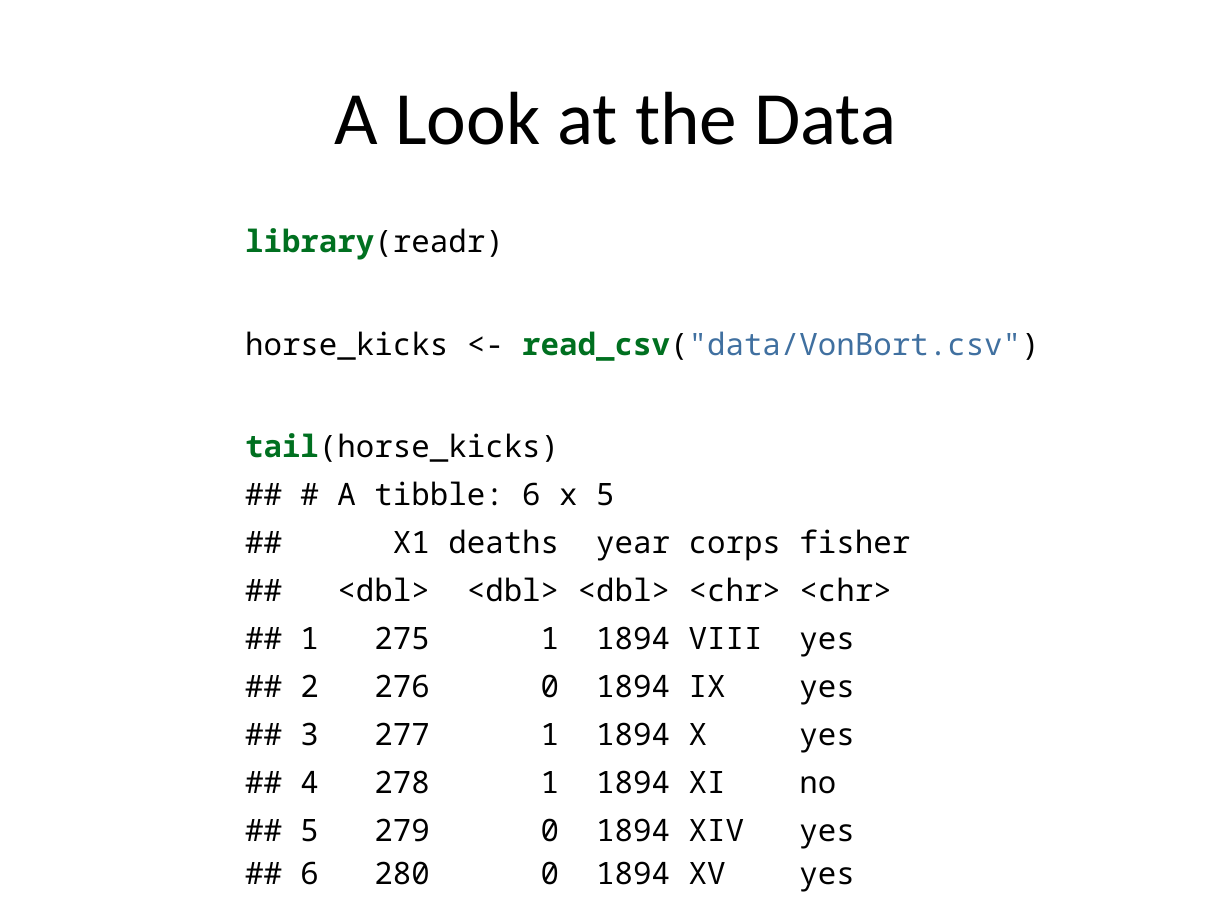
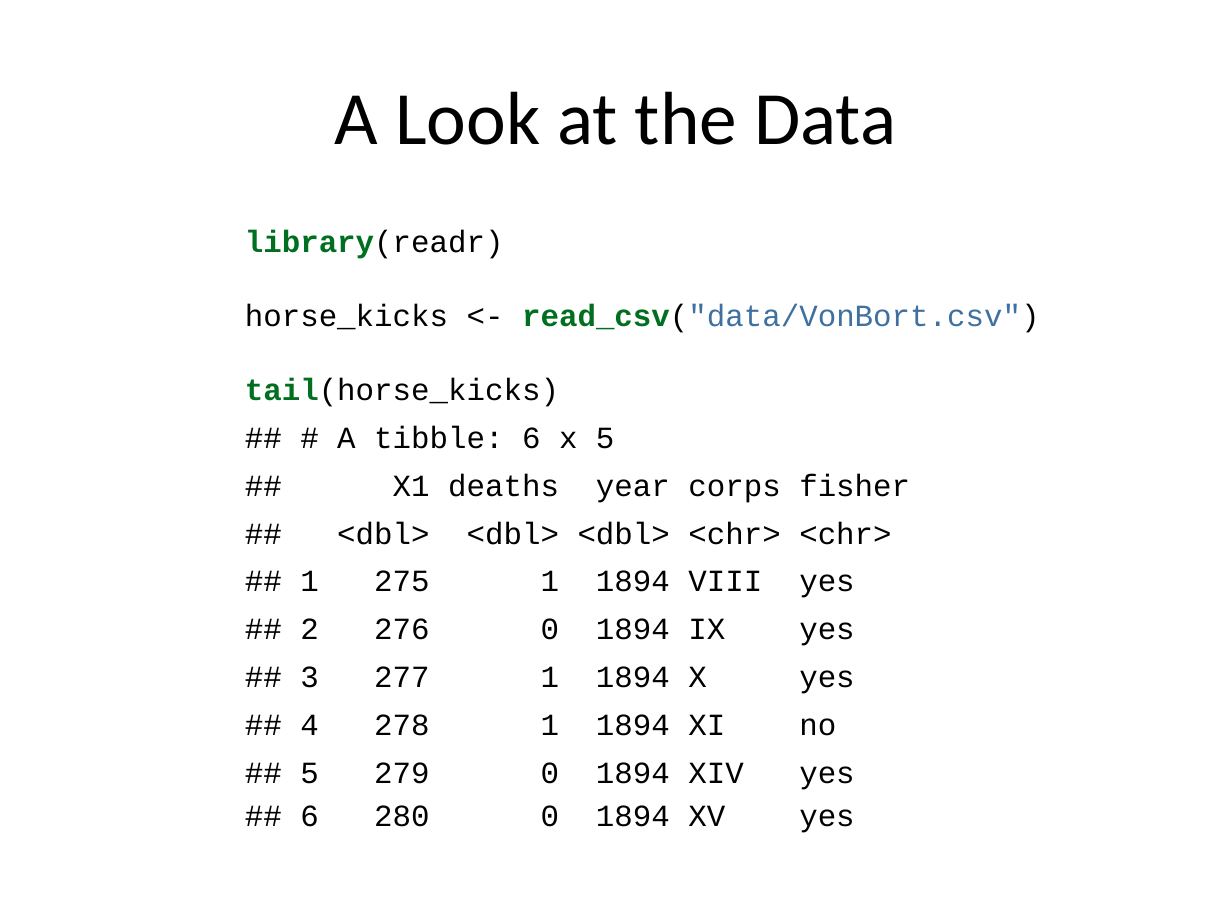
Before and after one commit to lstmemery/r-in-production, a slide deck: slide 7 of r-in-production.pptx. Drawn at 1232x924 pixels with LibreOffice and Linux fonts; fonts in the diff are those of the drawing. Boxes give left, top, right and bottom in pixels: in the first picture for what was removed or moved away, otherwise in the second. Text is boxed around its words. In the diff, an @@ line names an element or a change of style, - is before the commit and + after.

```diff
--- a/r-in-production.pptx
+++ b/r-in-production.pptx
@@ text at (x1=245, y1=230, x2=1039, y2=407): font Noto Sans Mono to Courier New in "library(readr) horse_kicks <- read_csv("data/VonBort.csv") t ..."; more space between paragraphs @@
@@ text at (x1=300, y1=426, x2=910, y2=827): text changed; font Noto Sans Mono to Courier New @@
-## # A tibble: 6 x 5
-## X1 deaths year corps fisher
-## <dbl> <dbl> <dbl> <chr> <chr>
-## 1 275 1 1894 VIII yes
-## 2 276 0 1894 IX yes
-## 3 277 1 1894 X yes
-## 4 278 1 1894 XI no
-## 5 279 0 1894 XIV yes
-## 6 280 0 1894 XV yes
+## # A tibble: 6 x 5
+## X1 deaths year corps fisher
+## <dbl> <dbl> <dbl> <chr> <chr>
+## 1 275 1 1894 VIII yes
+## 2 276 0 1894 IX yes
+## 3 277 1 1894 X yes
+## 4 278 1 1894 XI no
+## 5 279 0 1894 XIV yes
+## 6 280 0 1894 XV yes
```
Also in this commit, not shown: 9 other slides changed, 1 slide removed.
